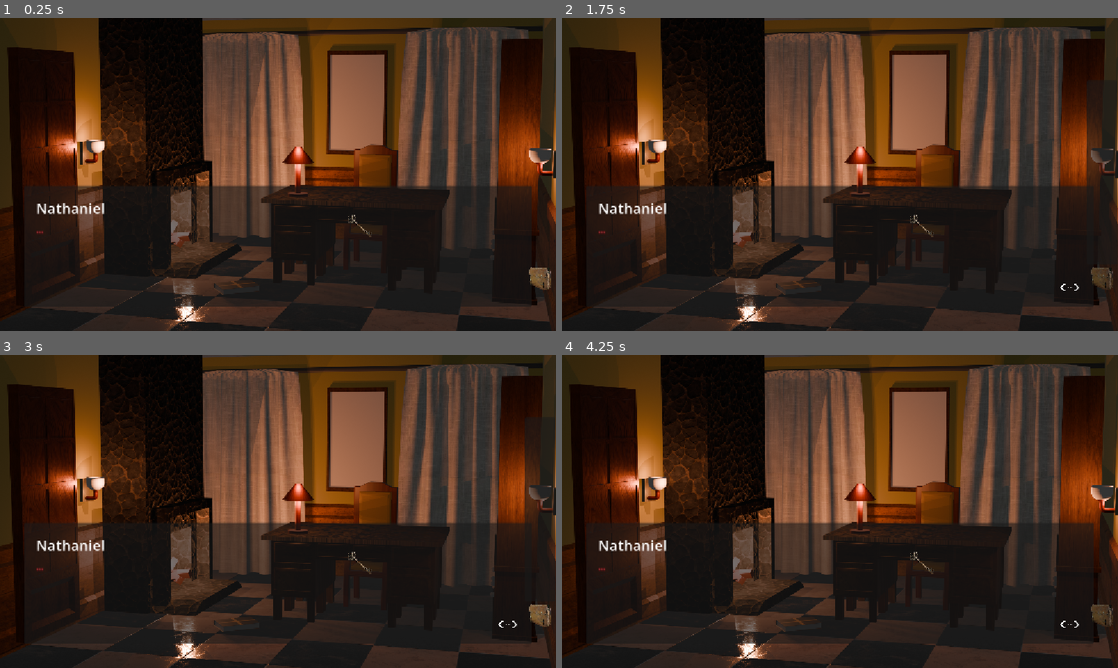
Above: before the commit, frames 1-4 (two rows, left to right).
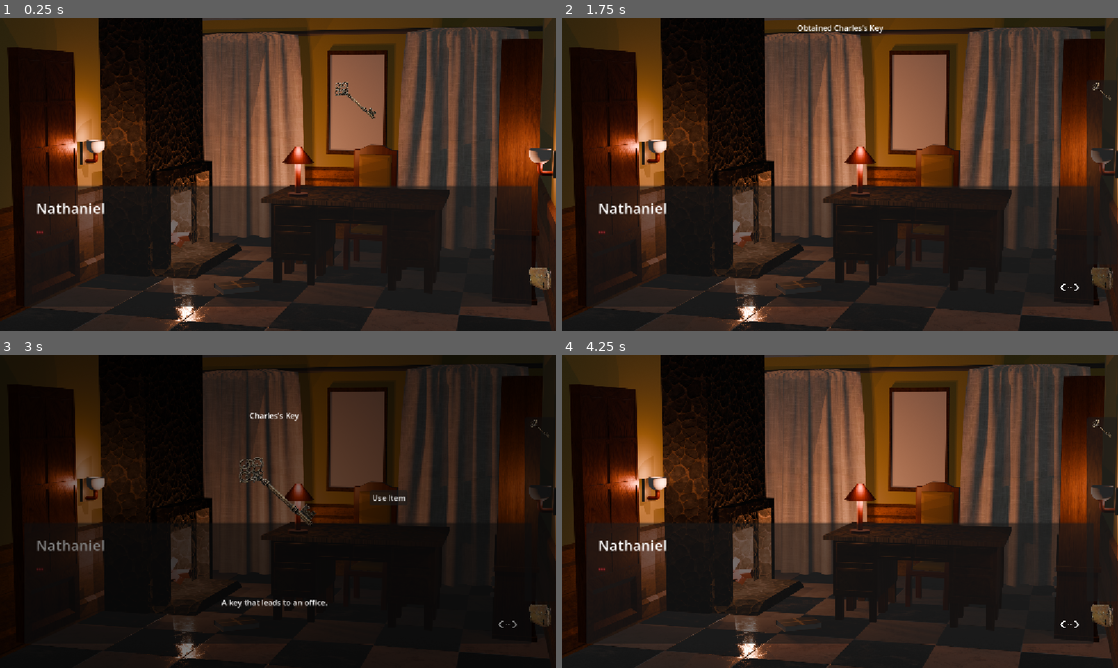
Above: after the commit, the same moments.

Repository: jegeiii/kafcult-co.-s-GIMJAM
Game: Godot game, scene res://scenes/act_3.tscn
Same seed, same stepped clock (60 frames per second), same inputs: the game is played once before the commit and once after it. This scene is started directly instead of the project's main scene. Sound files missing from this copy of the repository are replaced by a short silence.
Inputs (mouse positions are in pixels of both pictures, inside the frame that each line leads up to; where the layout moved, square brackets give the same spot in the first picture):
- Up to frame 1 (0.25 s): no input
- Up to frame 2 (1.75 s): click (917, 102) [923, 227] at 0.5 s; click "<" at 1.25 s
- Up to frame 3 (3 s): click (539, 430) [361, 564] at 2 s; click (278, 492) at 2.75 s, where only the run after the commit has a clickable "charles_key"
- Up to frame 4 (4.25 s): click ">" at 3.5 s

The runs differ from the first frame. In frame 1, 0.2% of the frame differs, in the area x 60-68%, y 20-70%; in frame 2, 0.3%; in frame 3, 47%, in the area x 0-100%, y 0-100%; in frame 4, 1.1%.
Error before the commit: Invalid access to property or key 'key' on a base object of type 'Dictionary'. (res://scripts/inventory_manager.gd:54)

Commit message:
feat: added act 3

Diff:
--- a/act_3.gd
+++ /dev/null
@@ -1,29 +0,0 @@
-extends Node2D
-
-func _ready() -> void:
-	DialogueManager.initiate_dialogue("res://dialogues/act_3_part_1.json")
-	DialogueManager.flashback_start.connect(_on_flashback_start)
-	DialogueManager.flashback_end.connect(_on_flashback_end)
-
-@onready var main_bg: TextureRect = %MainSceneBackground
-@onready var flashback_bg: TextureRect = %FlashbackBackground
-
-func _on_flashback_start() -> void:
-	DialogueManager.flashback_transition = true
-	InventoryUi.fade_out(1)
-	await get_tree().create_timer(1).timeout
-	main_bg.visible = false
-	flashback_bg.visible = true
-	InventoryUi.fade_in(1)
-	await get_tree().create_timer(1).timeout
-	DialogueManager.flashback_transition = false
-
-func _on_flashback_end() -> void:
-	DialogueManager.flashback_transition = true
-	InventoryUi.fade_out(1)
-	await get_tree().create_timer(1).timeout
-	flashback_bg.visible = false
-	main_bg.visible = true
-	InventoryUi.fade_in(1)
-	await get_tree().create_timer(1).timeout
-	DialogueManager.flashback_transition = false
--- a/dialogues/act_3_part_1.json
+++ b/dialogues/act_3_part_1.json
@@ -7,7 +7,7 @@
   "events": [
 	{
 	  "name": "PlaySoundEffect",
-	  "path": "[<SLOW, FAMILIAR FOOTSTEPS APPROACHING FROM BEHIND WILLIAM>]"
+	  "path": "res://audio/Footsteps Echo.wav"
 	},
 	{
 	  "name": "LoadText",
@@ -93,7 +93,7 @@
 	},
 	{
 	  "name": "PlaySoundEffect",
-	  "path": "[<HEAVY RAINFALL SLOWLY FILLING WILLIAM’S EARS>]"
+	  "path": "res://audio/Rain Sound.wav"
 	},
 	{
 		"name": "UnloadSprite",
--- a/dialogues/act_3_part_2.json
+++ b/dialogues/act_3_part_2.json
@@ -34,6 +34,18 @@
 	  "flashback_id": 7
 	},
 	{
+	  "name": "LoadText",
+	  "speaker": "???",
+	  "segments": [
+		{
+		  "text": "???",
+		  "pacing": 0.5,
+		  "style": "ominous",
+		  "pause_after": 1.5
+		}
+	  ]
+	},
+	{
 	  "name": "Special",
 	  "custom_event_name": "[WILLIAM GASPS SHARPLY, STUMBLING BACK A STEP FROM THE DUST-COVERED CANVAS AND THE BLANK PORCELAIN MASK RESTING BESIDE IT]"
 	},
@@ -119,7 +131,7 @@
 	},
 	{
 	  "name": "PlaySoundEffect",
-	  "path": "[<LOW, DISTORTED RUMBLE AS A WAVE OF SUPERNATURAL HEAT BUILDS>]"
+	  "path": "res://audio/Flames Ignite.wav"
 	},
 	{
 	  "name": "Special",
--- a/dialogues/flashback_7.json
+++ b/dialogues/flashback_7.json
@@ -18,6 +18,22 @@
 	},
 	{
 	  "name": "LoadText",
+	  "speaker": "???",
+	  "segments": [
+		{
+		  "text": "???",
+		  "pacing": 0.5,
+		  "style": "ominous",
+		  "pause_after": 1.0
+		}
+	  ]
+	},
+	{
+		"name": "PlaySoundEffect",
+		"path": "res://audio/Rain Sound.wav"
+	},
+	{
+	  "name": "LoadText",
 	  "speaker": "Narrator",
 	  "segments": [
 		{
@@ -129,7 +145,7 @@
 	{
 	  "name": "LoadSprite",
 	  "speaker": "William",
-	  "expression": "sad",
+	  "expression": "normal",
 	  "position": "center"
 	},
 	{
@@ -167,7 +183,7 @@
 	{
 	  "name": "LoadSprite",
 	  "speaker": "William",
-	  "expression": "afraid",
+	  "expression": "normal",
 	  "position": "center"
 	},
 	{
@@ -233,7 +249,7 @@
 	{
 	  "name": "LoadSprite",
 	  "speaker": "Charles",
-	  "expression": "focused",
+	  "expression": "normal",
 	  "position": "center"
 	},
 	{
@@ -279,7 +295,7 @@
 	{
 	  "name": "LoadSprite",
 	  "speaker": "Charles",
-	  "expression": "surprised",
+	  "expression": "normal",
 	  "position": "center"
 	},
 	{
@@ -297,7 +313,7 @@
 	{
 	  "name": "LoadSprite",
 	  "speaker": "William",
-	  "expression": "terrified",
+	  "expression": "normal",
 	  "position": "left"
 	},
 	{
--- /dev/null
+++ b/resource/test_item_data.tres
@@ -0,0 +1,11 @@
+[gd_resource type="Resource" script_class="ItemData" format=3 uid="uid://bysi6fywt18ug"]
+
+[ext_resource type="Script" path="res://resource/item_data.gd" id="1_y7lpa"]
+[ext_resource type="Texture2D" uid="uid://bicspftpu8xxx" path="res://graphics/charles_key.png" id="2_8q4kv"]
+
+[resource]
+script = ExtResource("1_y7lpa")
+name = "Key"
+description = "Not tastier than bread"
+texture = ExtResource("2_8q4kv")
+metadata/_custom_type_script = "uid://cfb512b5hewss"
--- a/scenes/ACT1.tscn
+++ b/scenes/ACT1.tscn
@@ -21,10 +21,10 @@
 button_interaction = "inspect"
 
 [node name="fade_black" parent="." unique_id=1813767706 instance=ExtResource("1_ac27t")]
-offset_left = -76.0
-offset_top = -48.0
-offset_right = 1168.0
-offset_bottom = 654.0
+offset_left = -44.0
+offset_top = -29.0
+offset_right = 1200.0
+offset_bottom = 673.0
 color = Color(0, 0, 0, 1)
 
 [node name="CanvasLayer" type="CanvasLayer" parent="." unique_id=946700959]
--- a/scenes/act_3.tscn
+++ b/scenes/act_3.tscn
@@ -1,58 +1,24 @@
 [gd_scene format=3 uid="uid://c1n1bb0sfr6kb"]
 
-[ext_resource type="Script" uid="uid://v6judsst1622" path="res://act_3.gd" id="1_olkmm"]
-[ext_resource type="PackedScene" uid="uid://ci4sol1vea776" path="res://scenes/clickables.tscn" id="2_5iqp5"]
-[ext_resource type="PackedScene" uid="uid://dimqef8ptr4f4" path="res://scenes/character_container.tscn" id="2_wbox3"]
-[ext_resource type="PackedScene" uid="uid://cvqlnlldj05ok" path="res://scenes/dialogue_ui.tscn" id="3_2c8ij"]
-[ext_resource type="Texture2D" uid="uid://67c5l4t38eks" path="res://graphics/manor_office_with_book.png" id="4_2c8ij"]
-[ext_resource type="Texture2D" uid="uid://bicspftpu8xxx" path="res://graphics/charles_key.png" id="6_5vsfe"]
+[ext_resource type="Script" uid="uid://v6judsst1622" path="res://scripts/act_3.gd" id="1_olkmm"]
+[ext_resource type="PackedScene" uid="uid://ddbev1vu3radu" path="res://scenes/act_3_main.tscn" id="2_0u20r"]
+[ext_resource type="PackedScene" uid="uid://dikp3fq00cym1" path="res://scenes/flashback_vii.tscn" id="2_5vsfe"]
+[ext_resource type="PackedScene" uid="uid://dlup0ablagb6k" path="res://scenes/flashback_vi.tscn" id="3_wbox3"]
+[ext_resource type="PackedScene" uid="uid://cbsc816fqbrvl" path="res://scenes/hallway.tscn" id="4_2c8ij"]
+[ext_resource type="PackedScene" uid="uid://b27ntf5nuuxjm" path="res://scenes/secret_room.tscn" id="4_5iqp5"]
 
-[node name="ACT3" type="Node2D" unique_id=680942765]
+[node name="Act3" type="Node2D" unique_id=680942765]
 script = ExtResource("1_olkmm")
 
-[node name="CanvasLayer" type="CanvasLayer" parent="." unique_id=2117168273]
+[node name="FlashbackVII" parent="." unique_id=959182181 instance=ExtResource("2_5vsfe")]
 
-[node name="MainSceneBackground" type="TextureRect" parent="CanvasLayer" unique_id=1777772280]
-unique_name_in_owner = true
-anchors_preset = 15
-anchor_right = 1.0
-anchor_bottom = 1.0
-offset_left = -14.0
-offset_top = -96.0
-offset_right = 8.0
-offset_bottom = 86.0
-grow_horizontal = 2
-grow_vertical = 2
-texture = ExtResource("4_2c8ij")
-expand_mode = 1
-stretch_mode = 5
-
-[node name="FlashbackBackground" type="TextureRect" parent="CanvasLayer" unique_id=393630135]
-unique_name_in_owner = true
-anchors_preset = 15
-anchor_right = 1.0
-anchor_bottom = 1.0
-offset_left = -14.0
-offset_top = -96.0
-offset_right = 8.0
-offset_bottom = 86.0
-grow_horizontal = 2
-grow_vertical = 2
-texture = ExtResource("4_2c8ij")
-expand_mode = 1
-stretch_mode = 5
-
-[node name="CharacterContainer" parent="CanvasLayer" unique_id=57957316 instance=ExtResource("2_wbox3")]
+[node name="SecretRoom" parent="." unique_id=1268322193 instance=ExtResource("4_5iqp5")]
 visible = false
 
-[node name="DialogueUI" parent="CanvasLayer" unique_id=1234273672 instance=ExtResource("3_2c8ij")]
+[node name="Hallway" parent="." unique_id=94715258 instance=ExtResource("4_2c8ij")]
 visible = false
 
-[node name="key" parent="CanvasLayer" unique_id=316619854 instance=ExtResource("2_5iqp5")]
-offset_left = 714.0
-offset_top = 358.0
-offset_right = 777.0
-offset_bottom = 506.0
-texture_normal = ExtResource("6_5vsfe")
-item_id = "key"
-usable = true
+[node name="FlashbackVI" parent="." unique_id=2059632562 instance=ExtResource("3_wbox3")]
+visible = false
+
+[node name="Act3Main" parent="." unique_id=1824170162 instance=ExtResource("2_0u20r")]
--- /dev/null
+++ b/scenes/act_3_main.gd
@@ -0,0 +1,10 @@
+extends Node2D
+
+signal keyhole_clicked
+
+func _on_keyhole_input_event(viewport: Node, event: InputEvent, shape_idx: int) -> void:
+	if event is InputEventMouseButton:
+		if event.button_index == MOUSE_BUTTON_LEFT:
+			if event.pressed:
+				print("Area clicked!")
+				keyhole_clicked.emit()
--- /dev/null
+++ b/scenes/act_3_main.tscn
@@ -0,0 +1,53 @@
+[gd_scene format=3 uid="uid://ddbev1vu3radu"]
+
+[ext_resource type="Texture2D" uid="uid://67c5l4t38eks" path="res://graphics/manor_office_with_book.png" id="1_f2p12"]
+[ext_resource type="Script" uid="uid://dcfvbc6e0mwhb" path="res://scenes/act_3_main.gd" id="1_lio8j"]
+[ext_resource type="PackedScene" uid="uid://dimqef8ptr4f4" path="res://scenes/character_container.tscn" id="2_57d65"]
+[ext_resource type="PackedScene" uid="uid://cvqlnlldj05ok" path="res://scenes/dialogue_ui.tscn" id="3_ccm2q"]
+[ext_resource type="PackedScene" uid="uid://ci4sol1vea776" path="res://scenes/clickables.tscn" id="4_bc84x"]
+[ext_resource type="Texture2D" uid="uid://bicspftpu8xxx" path="res://graphics/charles_key.png" id="5_om1hx"]
+
+[node name="Act3Main" type="Node2D" unique_id=1824170162]
+script = ExtResource("1_lio8j")
+
+[node name="CanvasLayer" type="CanvasLayer" parent="." unique_id=677916954]
+layer = -1
+
+[node name="SceneBackground" type="TextureRect" parent="CanvasLayer" unique_id=1943640840]
+unique_name_in_owner = true
+anchors_preset = 15
+anchor_right = 1.0
+anchor_bottom = 1.0
+offset_left = -14.0
+offset_top = -96.0
+offset_right = 8.0
+offset_bottom = 86.0
+grow_horizontal = 2
+grow_vertical = 2
+texture = ExtResource("1_f2p12")
+expand_mode = 1
+stretch_mode = 5
+
+[node name="CharacterContainer" parent="CanvasLayer" unique_id=57957316 instance=ExtResource("2_57d65")]
+visible = false
+mouse_filter = 1
+
+[node name="DialogueUI" parent="CanvasLayer" unique_id=1234273672 instance=ExtResource("3_ccm2q")]
+visible = false
+mouse_filter = 1
+
+[node name="key" parent="CanvasLayer" unique_id=316619854 instance=ExtResource("4_bc84x")]
+offset_left = 669.0
+offset_top = 120.0
+offset_right = 803.0
+offset_bottom = 225.0
+texture_normal = ExtResource("5_om1hx")
+item_id = "charles_key"
+usable = true
+
+[node name="Keyhole" type="Area2D" parent="." unique_id=1391760634]
+
+[node name="CollisionPolygon2D" type="CollisionPolygon2D" parent="Keyhole" unique_id=1436849802]
+polygon = PackedVector2Array(150, 73, 18, 66, 38, 600, 169, 543)
+
+[connection signal="input_event" from="Keyhole" to="." method="_on_keyhole_input_event"]
--- /dev/null
+++ b/scenes/flashback_vi.tscn
@@ -0,0 +1,33 @@
+[gd_scene format=3 uid="uid://dlup0ablagb6k"]
+
+[ext_resource type="PackedScene" uid="uid://dimqef8ptr4f4" path="res://scenes/character_container.tscn" id="1_6ixeg"]
+[ext_resource type="PackedScene" uid="uid://cvqlnlldj05ok" path="res://scenes/dialogue_ui.tscn" id="2_wqivn"]
+[ext_resource type="Texture2D" uid="uid://67c5l4t38eks" path="res://graphics/manor_office_with_book.png" id="3_ky7wb"]
+
+[node name="FlashbackVI" type="Node2D" unique_id=2059632562]
+
+[node name="CanvasLayer" type="CanvasLayer" parent="." unique_id=1015763796]
+layer = -1
+
+[node name="SceneBackground" type="TextureRect" parent="CanvasLayer" unique_id=26530987]
+unique_name_in_owner = true
+anchors_preset = 15
+anchor_right = 1.0
+anchor_bottom = 1.0
+offset_left = -14.0
+offset_top = -96.0
+offset_right = 8.0
+offset_bottom = 86.0
+grow_horizontal = 2
+grow_vertical = 2
+texture = ExtResource("3_ky7wb")
+expand_mode = 1
+stretch_mode = 5
+
+[node name="CharacterContainer" parent="CanvasLayer" unique_id=57957316 instance=ExtResource("1_6ixeg")]
+visible = false
+mouse_filter = 1
+
+[node name="DialogueUI" parent="CanvasLayer" unique_id=1234273672 instance=ExtResource("2_wqivn")]
+visible = false
+mouse_filter = 1
--- /dev/null
+++ b/scenes/flashback_vii.tscn
@@ -0,0 +1,33 @@
+[gd_scene format=3 uid="uid://dikp3fq00cym1"]
+
+[ext_resource type="Texture2D" uid="uid://f2btv1hpd3r5" path="res://graphics/dining_room.png" id="1_hp15u"]
+[ext_resource type="PackedScene" uid="uid://dimqef8ptr4f4" path="res://scenes/character_container.tscn" id="2_hcpx1"]
+[ext_resource type="PackedScene" uid="uid://cvqlnlldj05ok" path="res://scenes/dialogue_ui.tscn" id="3_ryisr"]
+
+[node name="FlashbackVII" type="Node2D" unique_id=959182181]
+
+[node name="CanvasLayer" type="CanvasLayer" parent="." unique_id=1549663292]
+layer = -1
+
+[node name="SceneBackground" type="TextureRect" parent="CanvasLayer" unique_id=1848726035]
+unique_name_in_owner = true
+anchors_preset = 15
+anchor_right = 1.0
+anchor_bottom = 1.0
+offset_left = -14.0
+offset_top = -96.0
+offset_right = 8.0
+offset_bottom = 86.0
+grow_horizontal = 2
+grow_vertical = 2
+texture = ExtResource("1_hp15u")
+expand_mode = 1
+stretch_mode = 5
+
+[node name="CharacterContainer" parent="CanvasLayer" unique_id=57957316 instance=ExtResource("2_hcpx1")]
+visible = false
+mouse_filter = 1
+
+[node name="DialogueUI" parent="CanvasLayer" unique_id=1234273672 instance=ExtResource("3_ryisr")]
+visible = false
+mouse_filter = 1
--- /dev/null
+++ b/scenes/hallway.tscn
@@ -0,0 +1,47 @@
+[gd_scene format=3 uid="uid://cbsc816fqbrvl"]
+
+[ext_resource type="Texture2D" uid="uid://c6bfpxbedpl0x" path="res://graphics/transition.png" id="1_u7i40"]
+[ext_resource type="PackedScene" uid="uid://dimqef8ptr4f4" path="res://scenes/character_container.tscn" id="2_3w3tr"]
+[ext_resource type="PackedScene" uid="uid://cvqlnlldj05ok" path="res://scenes/dialogue_ui.tscn" id="3_1k2v8"]
+
+[node name="Hallway" type="Node2D" unique_id=94715258]
+
+[node name="CanvasLayer" type="CanvasLayer" parent="." unique_id=247178637]
+layer = -1
+
+[node name="SceneBackground" type="TextureRect" parent="CanvasLayer" unique_id=944844762]
+unique_name_in_owner = true
+anchors_preset = 15
+anchor_right = 1.0
+anchor_bottom = 1.0
+offset_left = -14.0
+offset_top = -96.0
+offset_right = 8.0
+offset_bottom = 86.0
+grow_horizontal = 2
+grow_vertical = 2
+texture = ExtResource("1_u7i40")
+expand_mode = 1
+stretch_mode = 5
+
+[node name="CharacterContainer" parent="CanvasLayer" unique_id=57957316 instance=ExtResource("2_3w3tr")]
+visible = false
+mouse_filter = 1
+
+[node name="DialogueUI" parent="CanvasLayer" unique_id=1234273672 instance=ExtResource("3_1k2v8")]
+visible = false
+mouse_filter = 1
+
+[node name="ColorRect" type="ColorRect" parent="CanvasLayer" unique_id=844343673]
+anchors_preset = 15
+anchor_right = 1.0
+anchor_bottom = 1.0
+grow_horizontal = 2
+grow_vertical = 2
+mouse_filter = 1
+color = Color(0.1564266, 0, 0, 0.45490196)
+
+[node name="Door" type="Area2D" parent="." unique_id=879511925]
+
+[node name="CollisionPolygon2D" type="CollisionPolygon2D" parent="Door" unique_id=246876921]
+polygon = PackedVector2Array(501, 113, 504, 495, 665, 496, 667, 112)
--- /dev/null
+++ b/scenes/secret_room.tscn
@@ -0,0 +1,33 @@
+[gd_scene format=3 uid="uid://b27ntf5nuuxjm"]
+
+[ext_resource type="Texture2D" uid="uid://dmjy3dxx72ukc" path="res://graphics/secret_room.png" id="1_7jw0e"]
+[ext_resource type="PackedScene" uid="uid://dimqef8ptr4f4" path="res://scenes/character_container.tscn" id="2_c3fn3"]
+[ext_resource type="PackedScene" uid="uid://cvqlnlldj05ok" path="res://scenes/dialogue_ui.tscn" id="3_rbr1j"]
+
+[node name="SecretRoom" type="Node2D" unique_id=1268322193]
+
+[node name="CanvasLayer" type="CanvasLayer" parent="." unique_id=338021129]
+layer = -1
+
+[node name="SceneBackground" type="TextureRect" parent="CanvasLayer" unique_id=2071185759]
+unique_name_in_owner = true
+anchors_preset = 15
+anchor_right = 1.0
+anchor_bottom = 1.0
+offset_left = -14.0
+offset_top = -96.0
+offset_right = 8.0
+offset_bottom = 86.0
+grow_horizontal = 2
+grow_vertical = 2
+texture = ExtResource("1_7jw0e")
+expand_mode = 1
+stretch_mode = 5
+
+[node name="CharacterContainer" parent="CanvasLayer" unique_id=57957316 instance=ExtResource("2_c3fn3")]
+visible = false
+mouse_filter = 1
+
+[node name="DialogueUI" parent="CanvasLayer" unique_id=1234273672 instance=ExtResource("3_rbr1j")]
+visible = false
+mouse_filter = 1
--- /dev/null
+++ b/scripts/act_3.gd
@@ -0,0 +1,101 @@
+extends Node2D
+
+@onready var main_layer: CanvasLayer = $Act3Main/CanvasLayer
+@onready var flashback_6_layer: CanvasLayer = $FlashbackVI/CanvasLayer
+@onready var hallway_layer: CanvasLayer = $Hallway/CanvasLayer
+@onready var secret_room_layer: CanvasLayer = $SecretRoom/CanvasLayer
+@onready var flashback_7_layer: CanvasLayer = $FlashbackVII/CanvasLayer
+
+func hide_node(node, canvaslayer) -> void:
+	node.visible = false
+	canvaslayer.hide()
+
+func show_node(node, canvaslayer) -> void:
+	node.visible = true
+	canvaslayer.show()
+
+func _ready() -> void:
+	DialogueManager.initiate_dialogue("res://dialogues/act_3_part_1.json")
+	DialogueManager.flashback_start.connect(_on_flashback_start)
+	DialogueManager.flashback_end.connect(_on_flashback_end)
+
+	# Connect to child signals
+	$Act3Main.keyhole_clicked.connect(_on_keyhole_clicked)
+	$Hallway/Door.input_event.connect(_on_hallway_door_clicked)
+	show_node($Act3Main, main_layer)
+
+func _on_flashback_start(flashback_id) -> void:
+	DialogueManager.flashback_transition = true
+	InventoryUi.fade_out(1)
+	await get_tree().create_timer(1).timeout
+
+
+	if flashback_id == 6:
+		# show flashback 6
+		hide_node($Act3Main, main_layer)
+		show_node($FlashbackVI, flashback_6_layer)
+	elif flashback_id == 7:
+		# show flashback 7
+		hide_node($SecretRoom, secret_room_layer)
+		show_node($FlashbackVII, flashback_7_layer)
+
+	InventoryUi.fade_in(1)
+	await get_tree().create_timer(1).timeout
+	DialogueManager.flashback_transition = false
+
+func _on_flashback_end(flashback_id) -> void:
+	DialogueManager.flashback_transition = true
+	InventoryUi.fade_out(1)
+	await get_tree().create_timer(1).timeout
+
+	if flashback_id == 6:
+		# hide flashback 6
+		hide_node($FlashbackVI, flashback_6_layer)
+		show_node($Act3Main, main_layer)
+	elif flashback_id == 7:
+		# hide flashback 7
+		hide_node($FlashbackVII, flashback_7_layer)
+		show_node($SecretRoom, secret_room_layer)
+
+	InventoryUi.fade_in(1)
+	await get_tree().create_timer(1).timeout
+	DialogueManager.flashback_transition = false
+
+var secret_entrance_unlocked: bool = false
+
+func _on_keyhole_clicked() -> void:
+	if secret_entrance_unlocked:
+		load_hallway()
+	if InventoryUi.using_item == "charles_key":
+		InventoryUi.empty_hand()
+		print("Entrance Unlocked")
+		InventoryUi.push_notification("??? Unlocked")
+		secret_entrance_unlocked = true
+
+var on_hallway: bool = false
+
+func load_hallway():
+	print("GOING TO HALLWAY")
+	InventoryUi.fade_out(1)
+	await get_tree().create_timer(1).timeout
+	hide_node($Act3Main, main_layer)
+	show_node($Hallway, hallway_layer)
+
+	InventoryUi.fade_in(1)
+	await get_tree().create_timer(1).timeout
+	on_hallway = true
+
+func _on_hallway_door_clicked(viewport, event, shape_idx):
+	if event is InputEventMouseButton and on_hallway:
+		if event.button_index == MOUSE_BUTTON_LEFT and event.pressed:
+			InventoryUi.fade_out(1)
+			await get_tree().create_timer(1).timeout
+			hide_node($Hallway, hallway_layer)
+			show_node($SecretRoom, secret_room_layer)
+
+			InventoryUi.fade_in(1)
+			await get_tree().create_timer(1).timeout
+			initiate_secret_room_scene()
+
+func initiate_secret_room_scene():
+	DialogueManager.initiate_dialogue("res://dialogues/act_3_part_2.json")
--- a/scripts/dialogue_manager.gd
+++ b/scripts/dialogue_manager.gd
@@ -8,6 +8,7 @@
 var previous_dialogue_events: Array
 var previous_event_idx: int
 var flashback_ongoing: bool
+var current_flashback_id: int
 var flashback_transition: bool
 
 signal dialogue_start
@@ -17,8 +18,8 @@
 signal unload_sprite(name)
 signal change_background(path, receiver)
 signal highlight_speaker(speaker)
-signal flashback_start
-signal flashback_end
+signal flashback_start(id)
+signal flashback_end(id)
 
 func load_dialogue_json(dialogue_path: String) -> Dictionary:
 	# Basically import the entire json file as text
@@ -74,6 +75,7 @@
 		"Flashback":
 			current_event_idx += 1
 			var flashback_id = event["flashback_id"]
+			current_flashback_id = flashback_id
 			initiate_flashback(flashback_id)
 		"PlaySoundEffect":
 			var SFX_path = event["path"]
@@ -124,11 +126,12 @@
 }
 
 var FLASHBACK_SCENES: Dictionary = {
-	6: "res://scenes/flashback_vi.tscn"
+	6: "res://scenes/flashback_vi.tscn",
+	7: "res://scenes/flashback_vii.tscn"
 }
 
 func initiate_flashback(flashback_id: int) -> void:
-	flashback_start.emit()
+	flashback_start.emit(current_flashback_id)
 	print("FLASHBACK STARTS")
 	flashback_ongoing = true
 	# Save the state before doing the flashback
@@ -152,7 +155,7 @@
 		flashback_ongoing = false
 
 		# Some signal to go back to the main scene
-		flashback_end.emit()
+		flashback_end.emit(current_flashback_id)
 		dialogue_next()
 		print("FLASHBACK ENDS")
 	else:
--- a/scripts/inventory_manager.gd
+++ b/scripts/inventory_manager.gd
@@ -96,12 +96,25 @@
 	#remove_item(item_id)
 	close_inspect()
 
+func empty_hand():
+	$CanvasLayer/tip.visible = false
+	using_item = "none"
+
 func notification_popup(item_id: String):
 	$CanvasLayer/notification/RichTextLabel.visible = true
 	for i in range(5):
 		$CanvasLayer/notification/RichTextLabel.text = "Obtained "
 		$CanvasLayer/notification/RichTextLabel.text += inventory_ui[item_id]["name"]
 		$CanvasLayer/notification/Timer.start(0.2)
+		await $CanvasLayer/notification/Timer.timeout
+		$CanvasLayer/notification/RichTextLabel.visible = not $CanvasLayer/notification/RichTextLabel.visible
+	$CanvasLayer/notification/RichTextLabel.visible = false
+
+func push_notification(text: String):
+	$CanvasLayer/notification/RichTextLabel.visible = true
+	for i in range(1):
+		$CanvasLayer/notification/RichTextLabel.text = text
+		$CanvasLayer/notification/Timer.start(2)
 		await $CanvasLayer/notification/Timer.timeout
 		$CanvasLayer/notification/RichTextLabel.visible = not $CanvasLayer/notification/RichTextLabel.visible
 	$CanvasLayer/notification/RichTextLabel.visible = false
Not shown, added: audio/Book Page Turn.wav.import
Not shown, added: audio/Flames Ignite.wav.import
Not shown, added: audio/Flames off.wav.import
Not shown, added: audio/Flames.wav.import
Not shown, added: audio/Footsteps Echo.wav.import
Binary file added: graphics/secret_room.png
Not shown, added: graphics/secret_room.png.import
Not shown, added: scenes/act_3_main.gd.uid
Renamed: act_3.gd.uid -> scripts/act_3.gd.uid
Not shown, added: audio/Book Page Turn.wav
Not shown, added: audio/Flames Ignite.wav
Not shown, added: audio/Flames off.wav
(and 2 more such lines)
